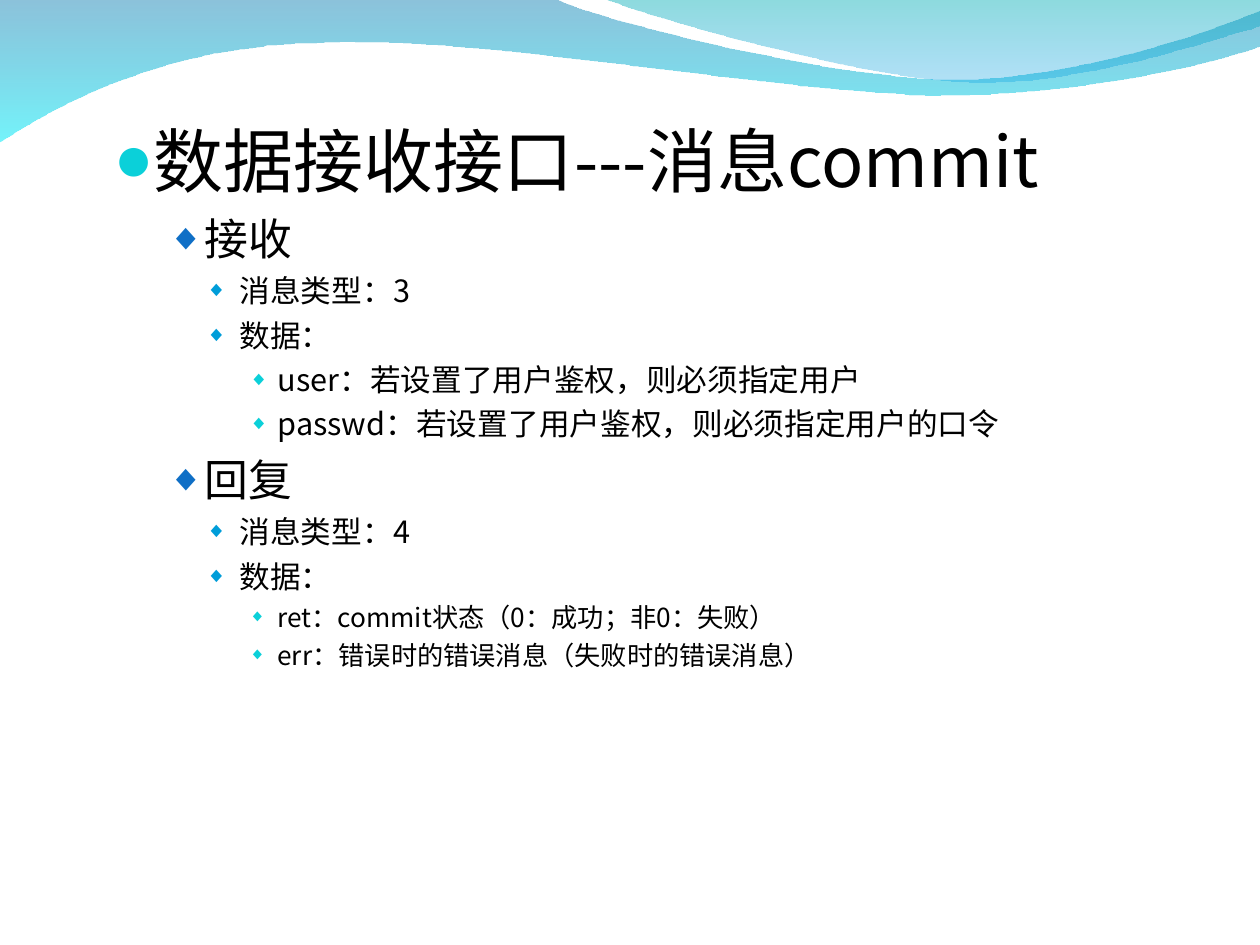
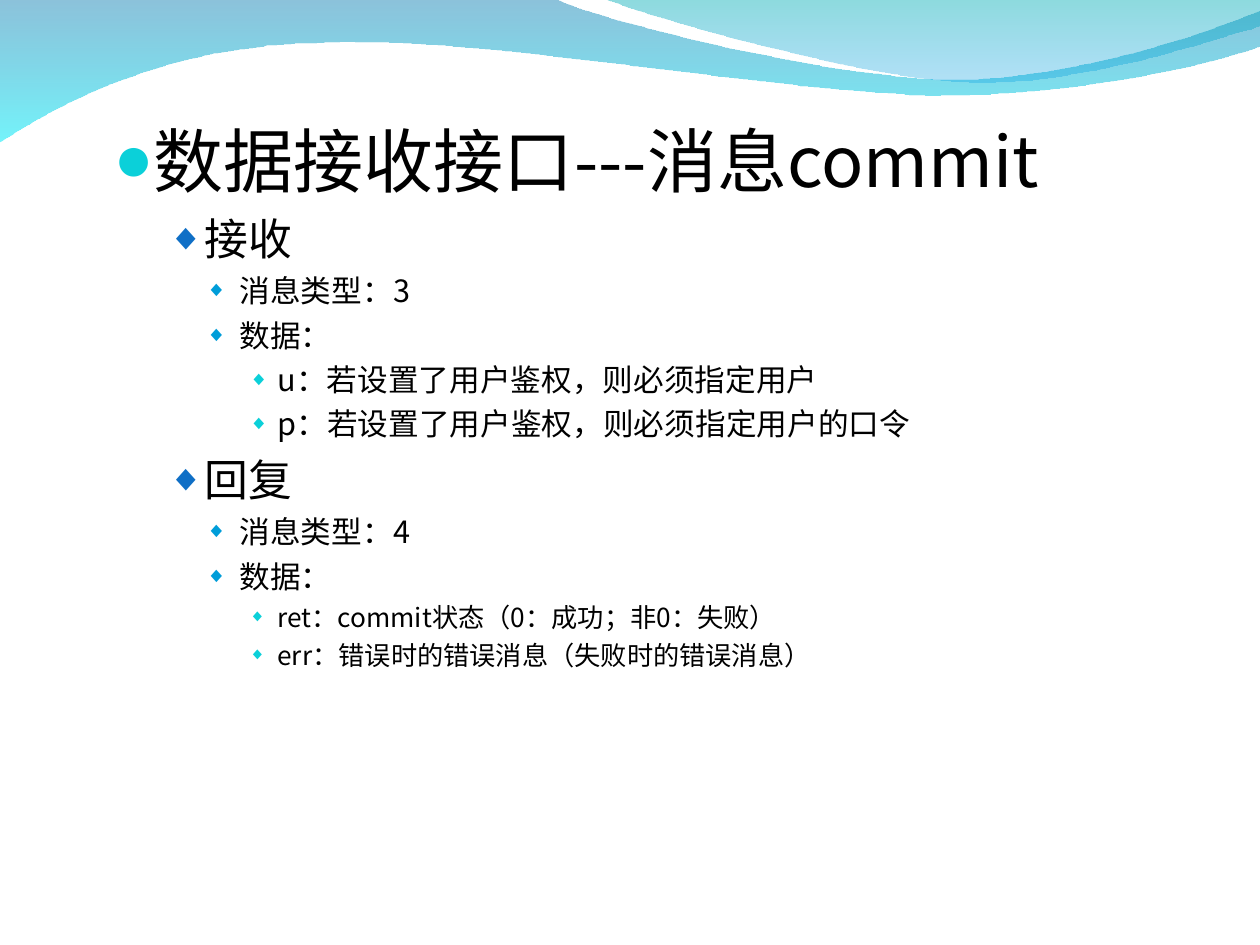
Before and after one commit to burstas/cwinux-mq, a slide deck: slide 15 of mq/doc/mq_introduce.ppt. Drawn at 1260x945 pixels with LibreOffice and Linux fonts; fonts in the diff are those of the drawing; background and template pictures are left out. Boxes give left, top, right and bottom in pixels: in the first picture for what was removed or moved away, otherwise in the second. Text is boxed around its words. In the diff, an @@ line names an element or a change of style, - is before the commit and + after.

```diff
--- a/mq/doc/mq_introduce.ppt
+++ b/mq/doc/mq_introduce.ppt
@@ text at <box>277,365,910,442</box>: text changed @@
-      ◆ user：若设置了用户鉴权，则必须指定用户
-      ◆ passwd：若设置了用户鉴权，则必须指定用户的口令
+      ◆ u：若设置了用户鉴权，则必须指定用户
+      ◆ p：若设置了用户鉴权，则必须指定用户的口令
```
Also in this commit, not shown: 13 other slides changed, 2 slides added, 1 slide removed, 1 other file.
